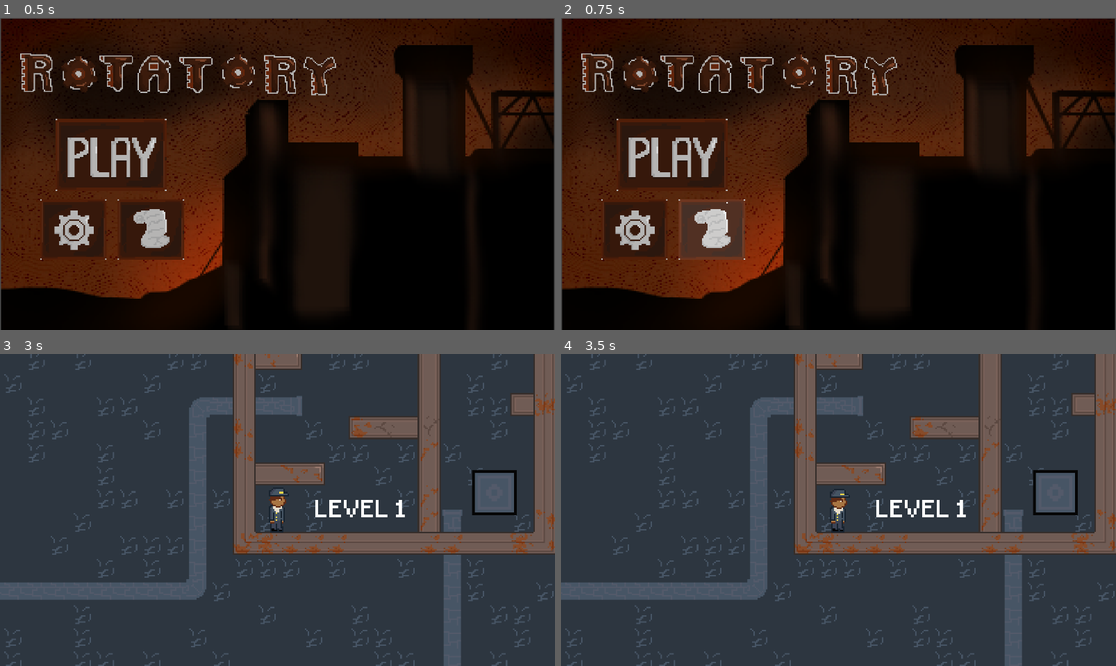
Above: before the commit, frames 1-4 (two rows, left to right).
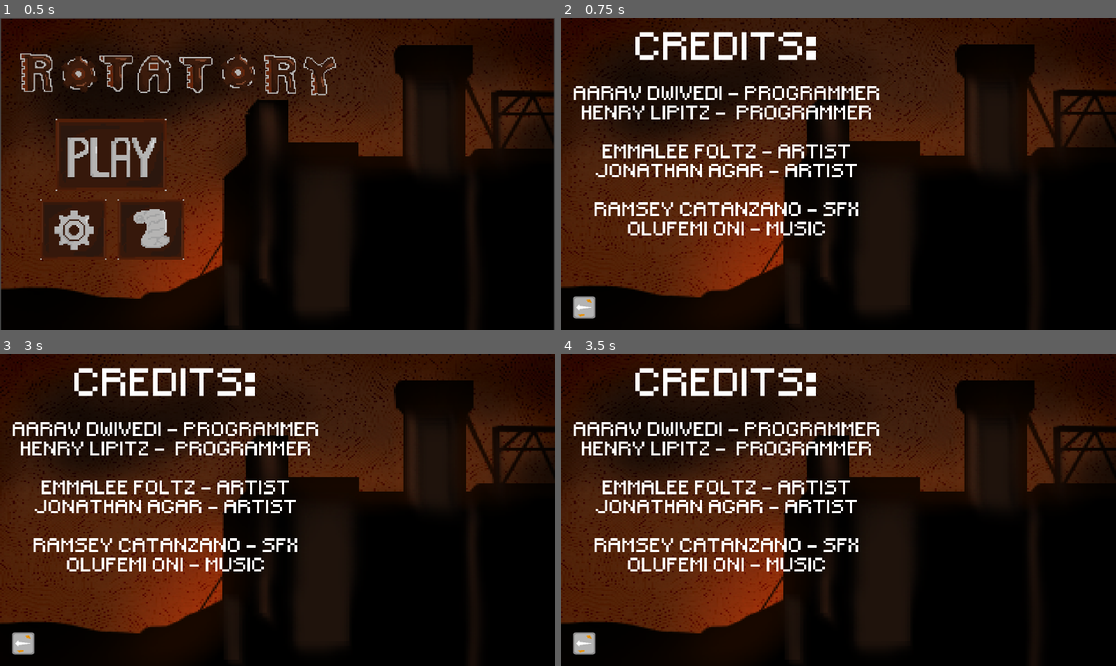
Above: after the commit, the same moments.

Repository: aaravrhino/YGDAGameJam26
Game: Godot game, scene res://scenes/game.tscn
Same seed, same stepped clock (60 frames per second), same inputs: the game is played once before the commit and once after it.
Inputs (mouse positions are in pixels of both pictures, inside the frame that each line leads up to):
- Up to frame 1 (0.5 s): no input
- Up to frame 2 (0.75 s): click (710, 230) at 0.5 s
- Up to frame 3 (3 s): click (22, 644) at 1.27 s; click (149, 566) at 2 s; click (111, 488) at 2.77 s
- Up to frame 4 (3.5 s): no input

Frame 1 is identical in both runs. In frame 2, 16% of the frame differs, in the area x 0-100%, y 0-100%; in frame 3, 100%; in frame 4, 100%.

Commit message:
Made Back Button

Diff:
--- /dev/null
+++ b/ygda-game-jam-26/scenes/credits.gd
@@ -0,0 +1,5 @@
+extends Control
+
+
+func _on_texture_button_pressed() -> void:
+	get_tree().change_scene_to_file("res://scenes/main_menu.tscn")
--- a/ygda-game-jam-26/scenes/credits.tscn
+++ b/ygda-game-jam-26/scenes/credits.tscn
@@ -1,7 +1,9 @@
 [gd_scene format=3 uid="uid://b5a0ckra2dk4j"]
 
 [ext_resource type="Texture2D" uid="uid://bdstpf4o0s0jw" path="res://assets/Main Menu/2026_10_12_0mb_Kleki.png" id="1_2ckv8"]
+[ext_resource type="Script" uid="uid://41fhlfitiqvd" path="res://scenes/credits.gd" id="1_2fbfq"]
 [ext_resource type="FontFile" uid="uid://ljy2lkulst31" path="res://assets/Extra/small_pixel.ttf" id="2_0ctdu"]
+[ext_resource type="Texture2D" uid="uid://bu2pjc03l12uy" path="res://assets/LevelButtons/untitled@4x.png" id="4_8gwij"]
 
 [sub_resource type="LabelSettings" id="LabelSettings_a1nxj"]
 font = ExtResource("2_0ctdu")
@@ -18,6 +20,7 @@
 anchor_bottom = 1.0
 grow_horizontal = 2
 grow_vertical = 2
+script = ExtResource("1_2fbfq")
 
 [node name="TextureRect" type="TextureRect" parent="." unique_id=653990008]
 layout_mode = 0
@@ -51,3 +54,14 @@
 "
 label_settings = SubResource("LabelSettings_v4hcl")
 horizontal_alignment = 1
+
+[node name="TextureButton" type="TextureButton" parent="." unique_id=1320234610]
+layout_mode = 0
+offset_left = 42.0
+offset_top = 963.0
+offset_right = 298.0
+offset_bottom = 1219.0
+scale = Vector2(0.3, 0.3)
+texture_normal = ExtResource("4_8gwij")
+
+[connection signal="pressed" from="TextureButton" to="." method="_on_texture_button_pressed"]
--- a/ygda-game-jam-26/scripts/menubuttons.gd
+++ b/ygda-game-jam-26/scripts/menubuttons.gd
@@ -17,4 +17,4 @@
 	get_tree().change_scene_to_file("res://scenes/Levels/level_1.tscn")
 
 func _on_credits_pressed() -> void:
-	pass
+	get_tree().change_scene_to_file("res://scenes/credits.tscn")
Not shown, added: ygda-game-jam-26/scenes/credits.gd.uid
